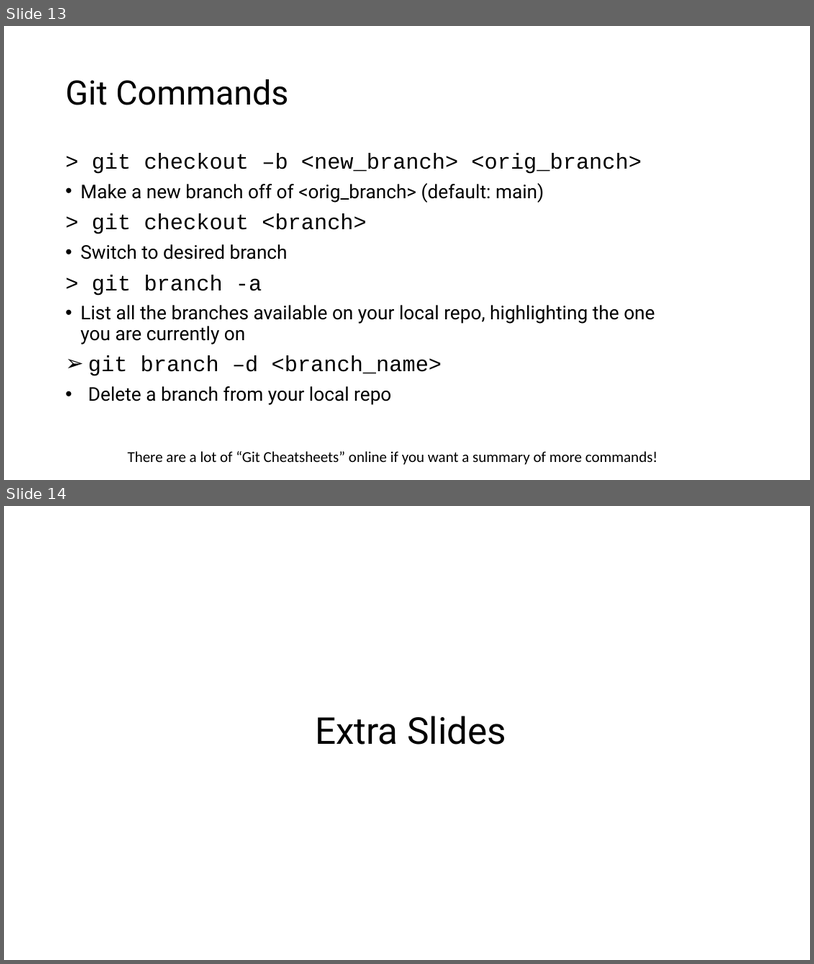
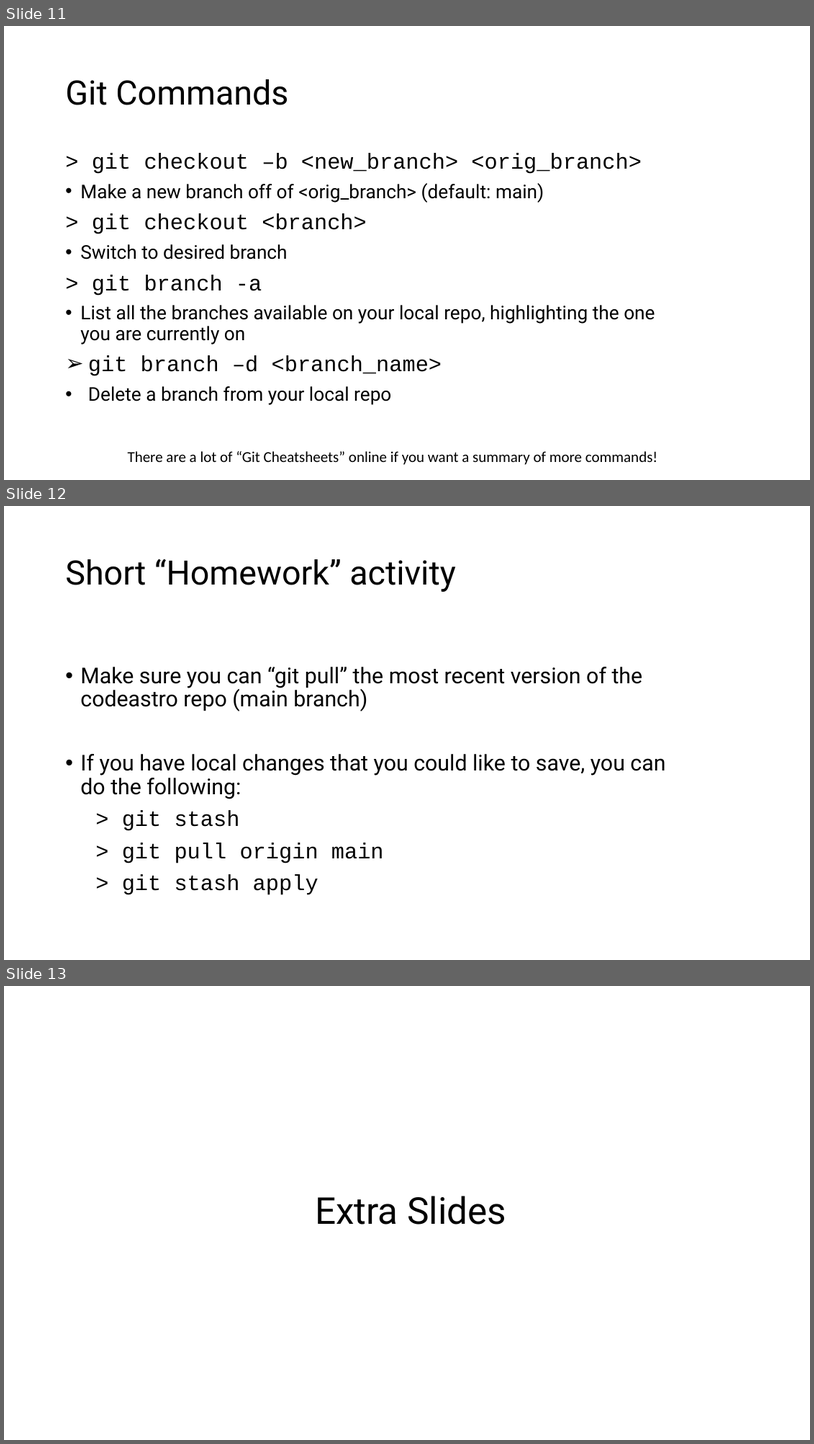
Before and after one commit to semaphoreP/codeastro, a slide deck: Day1/gitflow.pptx. Shown one above the other, each under a label of ours: slides 13 and 14 before the commit, slides 11, 12 and 13 after it. The pictures are 814x964 and 814x1444 pixels, drawn with LibreOffice and Linux fonts; fonts in the diff are those of the drawing. Boxes give left, top, right and bottom in pixels: in the first picture for what was removed or moved away, otherwise in the second. Text is boxed around its words. In the diff, an @@ line names an element or a change of style, - is before the commit and + after.

Commit message:
final activity

```diff
--- a/Day1/gitflow.pptx
+++ b/Day1/gitflow.pptx
@@ slide 12 added at bbox=[4, 506, 810, 960], background #FFFFFF @@
@@ title added at bbox=[65, 559, 456, 592], 80 pt, text #000000 @@
+Short “Homework” activity
@@ text added at bbox=[80, 667, 666, 895], 52 pt, text #000000 @@
+• Make sure you can “git pull” the most recent version of the codeastro repo (main branch)
+• If you have local changes that you could like to save, you can do the following:
+> git stash
+> git pull origin main
+> git stash apply
@@ what was slide 13 is now slide 11 @@
@@ what was slide 14 is now slide 13 @@
```
Also in this commit, not shown: 2 slides removed.
